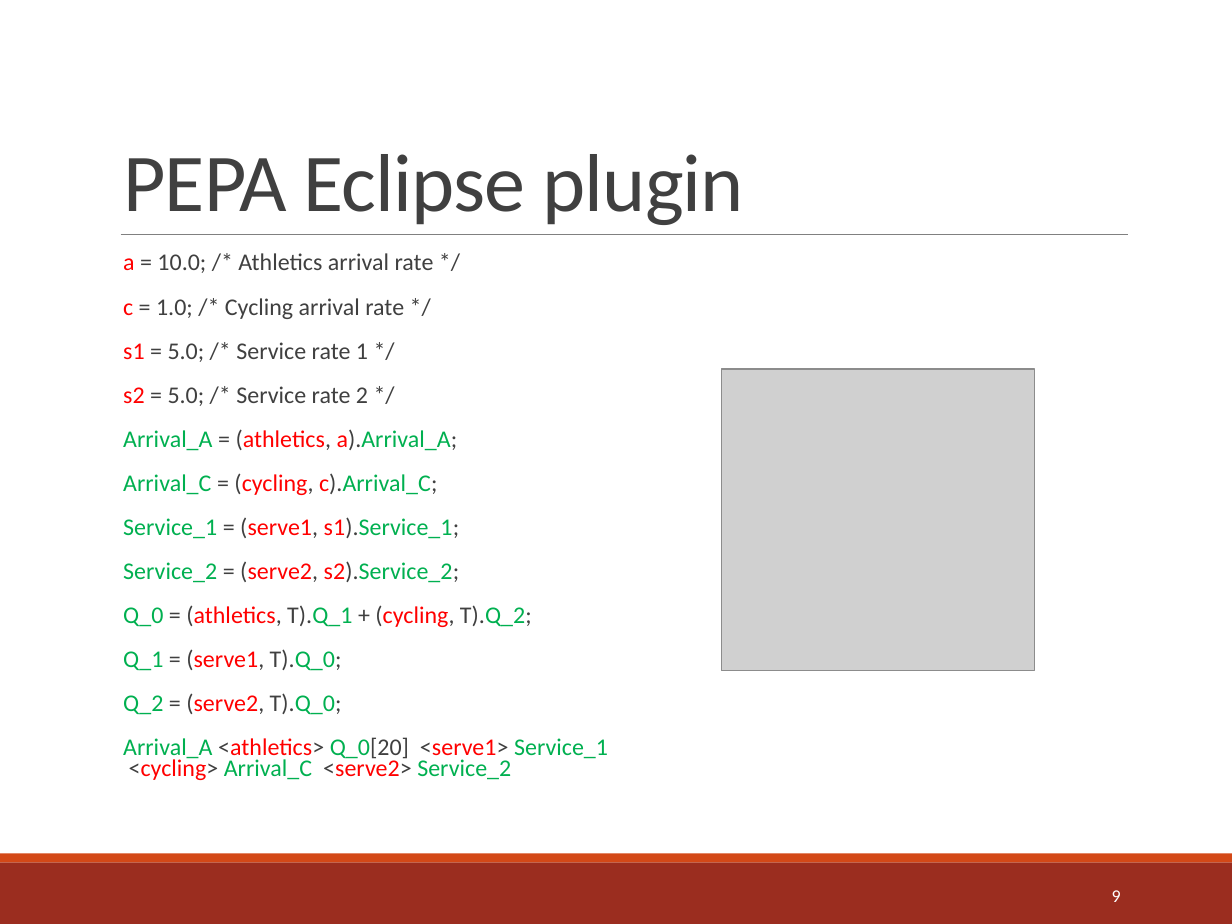
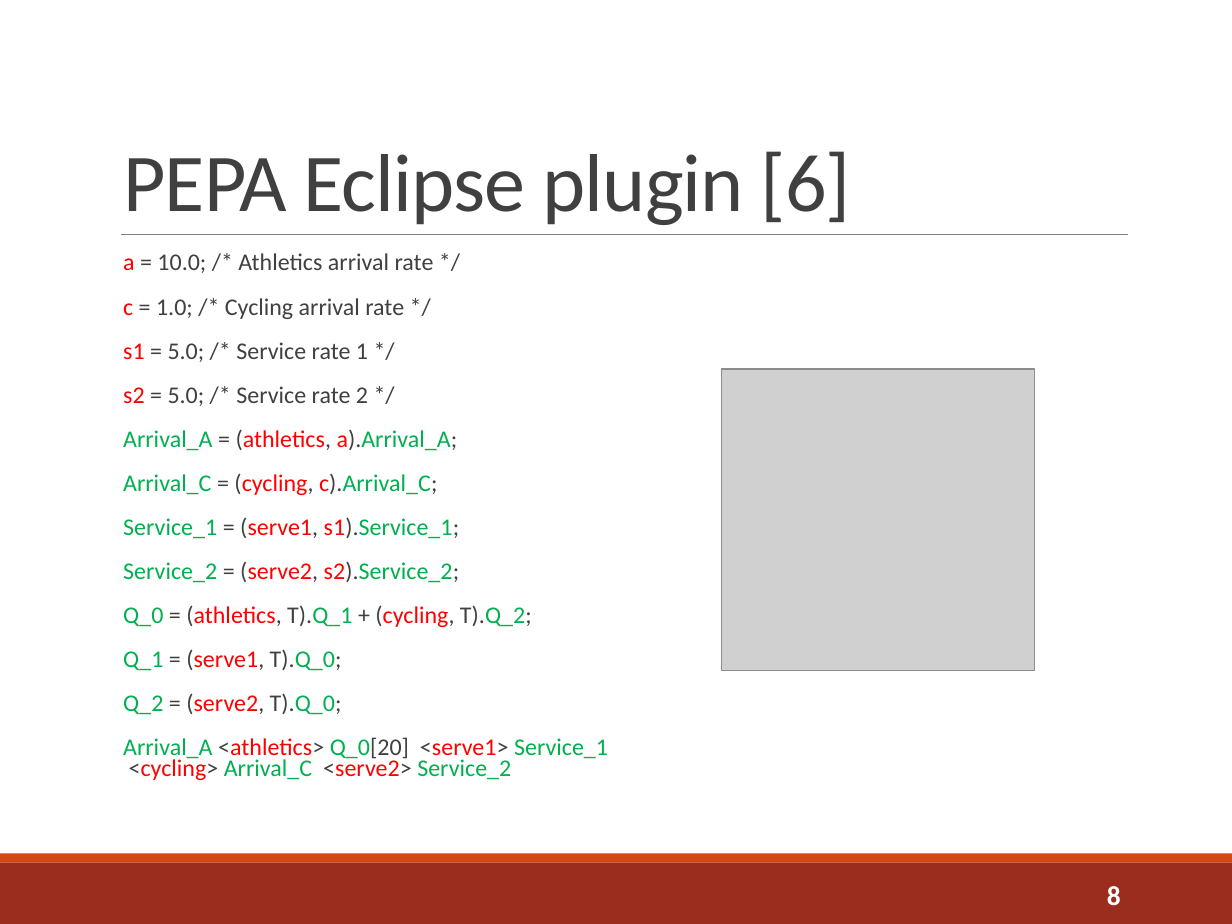
Before and after one commit to sshephard2/skewed-modelling, a slide deck: slide 8 of Presentation/Shephard_8199.pptx (slide 9 before the commit). Drawn at 1232x924 pixels with LibreOffice and Linux fonts; fonts in the diff are those of the drawing; grey boxes stand for pictures. Boxes give left, top, right and bottom in pixels: in the first picture for what was removed or moved away, otherwise in the second. Text is boxed around its words. In the diff, an @@ line names an element or a change of style, - is before the commit and + after.

```diff
--- a/Presentation/Shephard_8199.pptx
+++ b/Presentation/Shephard_8199.pptx
@@ title at bbox=[123, 151, 851, 225]: text changed @@
-PEPA Eclipse plugin
+PEPA Eclipse plugin [6]
@@ page number at bbox=[1107, 886, 1121, 906]: text changed; size 10.5 to 16 pt; bold on @@
-9
+8
```
Also in this commit, not shown: 11 other slides changed, 1 slide added, 1 slide removed.
